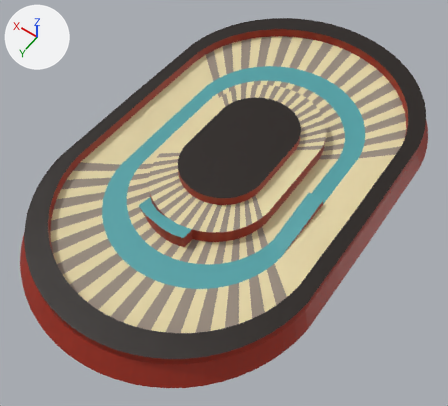
A saved change to the Blender file assets/game/models/not_rigged/campaign_track_0.blend.
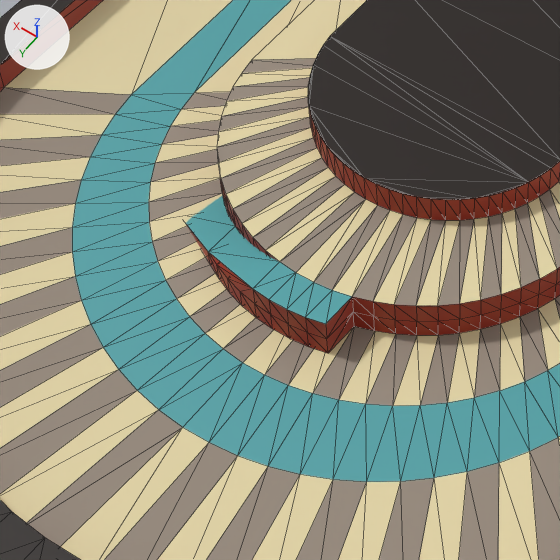
Each version is shown whole from a 50 mm camera at (-23.2, 35.4, 48.7) aimed at (-0.7, 3.9, -0.8), then close up on the part from 18% to 58% of the width and 33% to 77% of the height. Every picture has the same lights, and +X, +Y and +Z are marked at upper left. The last two pictures show the newer version. The close-ups show mesh edges as thin lines.

Names of what the first close-up shows: 'track_0-col'.
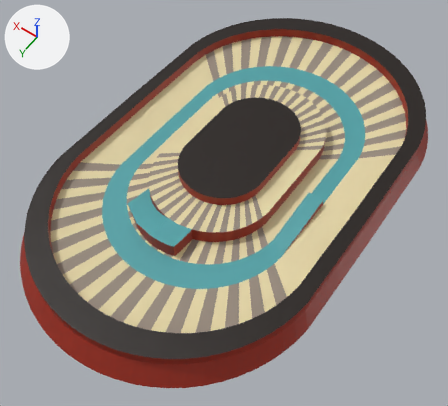
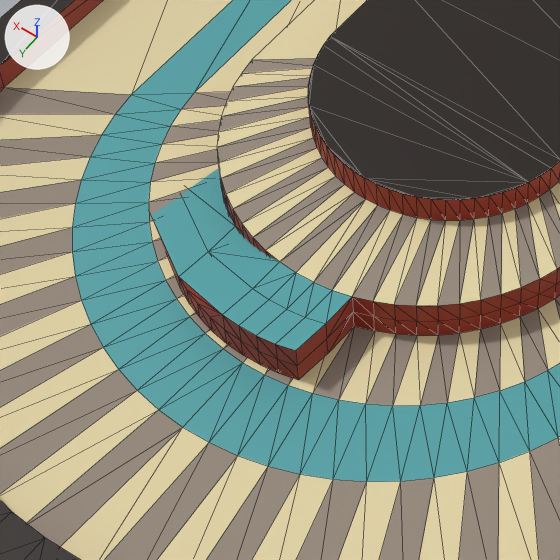
The change in detail:
me_circle is used by ob_track_0_col; location (0.0, 0.0, 0.0).
me_circle had 793 vertices, 1588 faces and spanned x -15.0..15.0, y -25.0..25.0, z 0.0..4.0.
me_circle now has 814 vertices, 1605 faces and spans x -15.0..15.0, y -25.0..25.0, z 0.0..4.0.
Part 1, on me_circle:
4 vertices are removed from x -1.2..5.2, y 10.1..11.9, z 1.3..2.2.
33 faces are deleted.
1 vertex moves from x 4.8, y 7.5, z 1.3 to x 6.0, y 6.4, z 1.3.
3 vertices are added at (6.4, 9.1, 1.3), (3.2, 12.4, 2.2), (6.5, 10.3, 1.3).
9 new vertices lie (0.1, 1.2, 0.0) away from vertices in x -1.2..1.3, y 11.8..11.9, z 1.5..3.0.
5 new vertices lie (0.1, 1.3, 0.0) away from vertices in x -1.8..3.1, y 11.1..11.6, z 1.5..3.0.
8 new vertices lie (0.0, 0.0, 0.8) away from vertices in x -1.7..2.6, y 12.7..13.1, z 1.5.
50 new faces join them.

Changed parts and their boxes [x1, y1, x2, y2] in the close-ups (560 x 560 px):
part 1 of me_circle, built on
    before: [186, 195, 328, 353]
    after: [151, 168, 328, 380]
